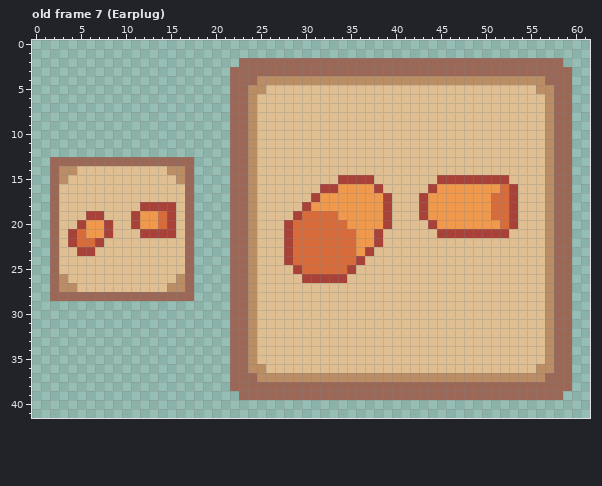
Edited in one commit: pixel-art file (Personal_Roberto/ASEPRITE/5. Menú/ItemsUI/Items.aseprite). Above: the version before the commit.
62x42 pixels, 8 frames. Shown: old frame 7 (Earplug). The commit also changed other frames, which this record leaves out.
Now the later version:
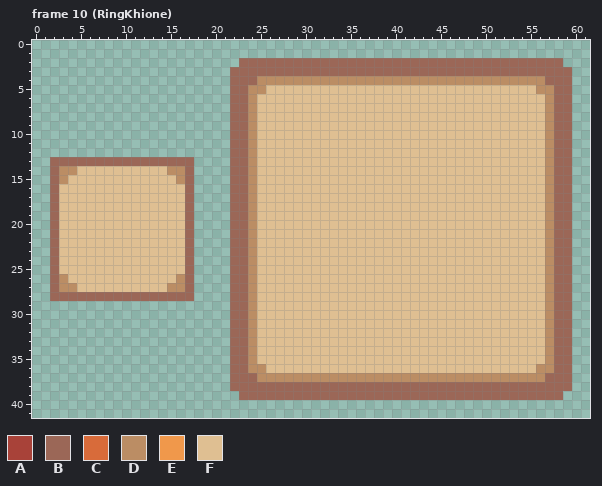
Palette (. is transparent): A #a84239  B #9b6757  C #d86b3a  D #bb8d64  E #f0984b  F #dfbf92
A new or re-ordered frame is compared with the old frame closest to it.
Changes in this commit:
frames 8 -> 10
Changed rows in their new state; - is an unchanged pixel.
Frame 10 (RingKhione) is new; against old frame 7 (Earplug), layers "Items Zoom", "Items Tiny":
first column x 4:
15 ------------------------------FFFF-------FFFFFFFF-
16 ----------------------------FFFFFFF-----FFFFFFFFFF
17 ---------------------------FFFFFFFFF---FFFFFFFFFFF
18 --------FFFF--------------FFFFFFFFFF---FFFFFFFFFFF
19 --FF---FFFFF-------------FFFFFFFFFFF---FFFFFFFFFFF
20 -FFFF--FFFFF------------FFFFFFFFFFFF----FFFFFFFFFF
21 FFFFF---FFFF------------FFFFFFFFFFF------FFFFFFFF-
22 FFFF--------------------FFFFFFFFFFF---------------
23 -FF---------------------FFFFFFFFFF----------------
24 ------------------------FFFFFFFFF-----------------
25 -------------------------FFFFFFF------------------
26 --------------------------FFFFF-------------------
Where, in picture pixels (left, top, right, bottom), the same in both pictures:
changed: (284, 175, 518, 283)
changed: (68, 202, 176, 256)
